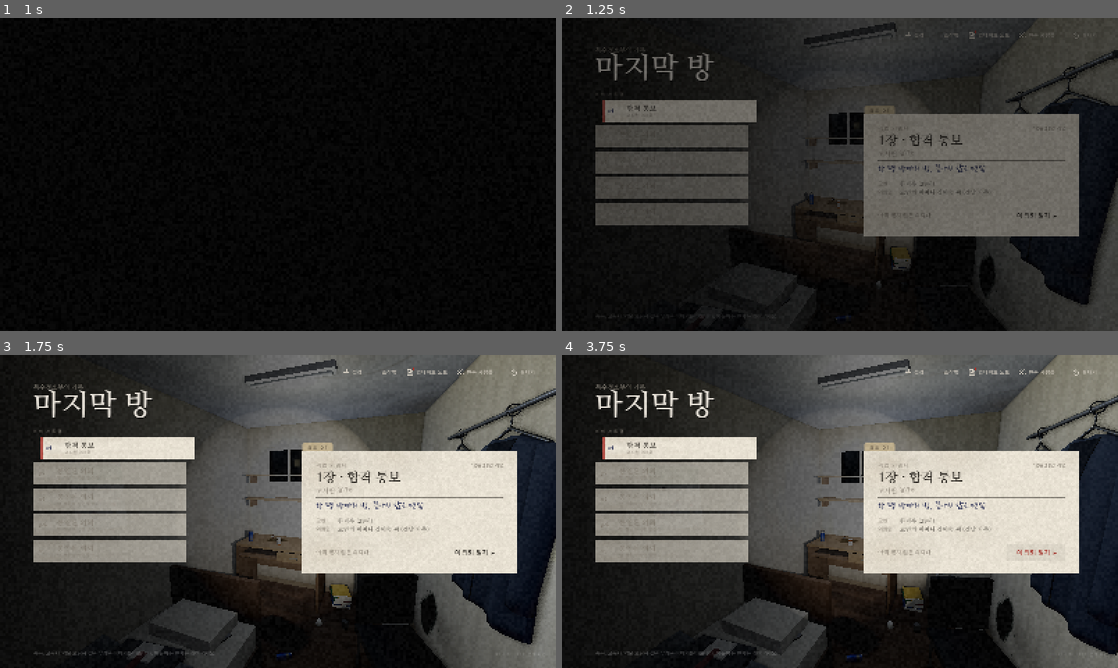
Above: before the commit, frames 1-4 (two rows, left to right).
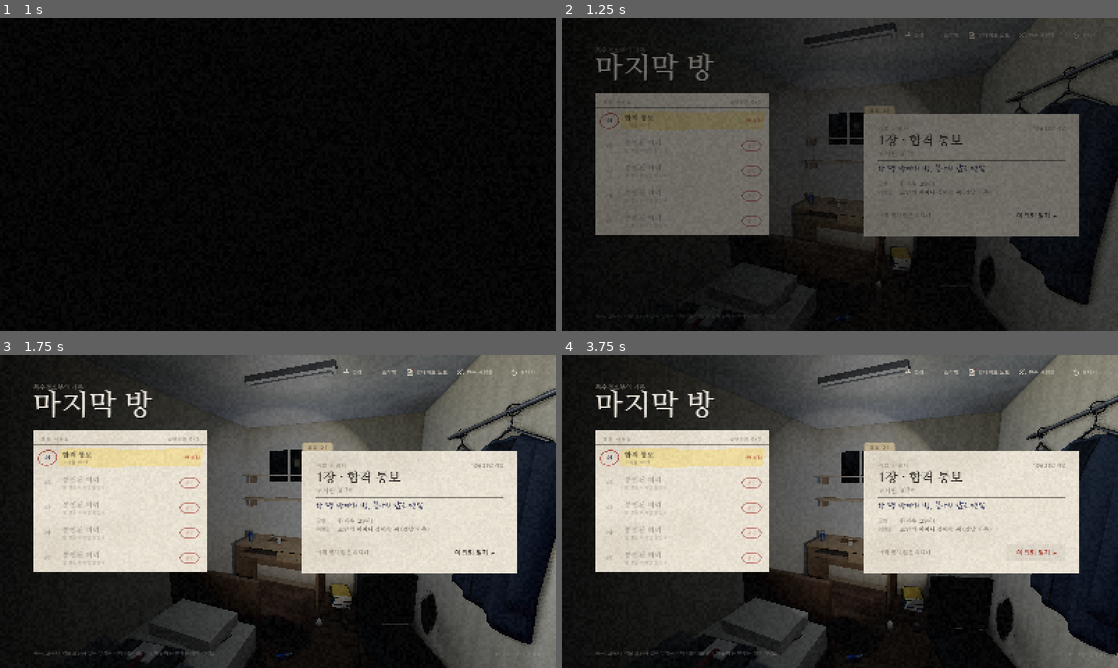
Above: after the commit, the same moments.

Repository: EunYool10/LastRoom
Game: Godot game, scene res://main.tscn
The game is run twice, just before and just after one commit, with the same random seed, the same clock (stepped at 60 frames per second) and the same inputs.
Inputs (mouse positions are in pixels of both pictures, inside the frame that each line leads up to):
- Up to frame 1 (1 s): tap Enter at 0.5 s; move the mouse to (400, 158) at 0.52 s; hold Right from 0.53 s (still down); tap E at 0.6 s; click (400, 158) at 0.67 s; tap Space at 0.77 s
- Up to frame 2 (1.25 s): keep holding Right
- Up to frame 3 (1.75 s): release Right at 1.25 s; drag from (166, 527) to (250, 574) at 1.27 s
- Up to frame 4 (3.75 s): move the mouse to (895, 442) at 2.02 s; hold Right 2.03-2.75 s; tap Q at 2.1 s; click (895, 442) at 2.17 s; tap E at 2.3 s; drag from (812, 574) to (673, 464) at 2.77 s; move the mouse to (1006, 558) at 3.52 s; hold Left from 3.53 s (still down); tap I at 3.6 s; click (1006, 558) at 3.67 s

Frame 1 is identical in both runs. In frame 2, 13% of the frame differs, in the area x 6-38%, y 24-70%; in frame 3, 13%; in frame 4, 13%, in the area x 6-38%, y 23-70%.

Commit message:
1.3.6: 처음 화면 의뢰 목록을 한 장짜리 작업 일지로 새로 꾸밈 (고른 의뢰에 빨간 동그라미와 형광펜, 줄마다 등급 도장 · 새 의뢰 · 봉인 표시, 끝낸 의뢰 수)

Diff:
--- a/data/updates.json
+++ b/data/updates.json
@@ -1,4 +1,14 @@
 [
+  {
+    "v": "1.3.6",
+    "date": "2026. 11. 5.",
+    "title": "의뢰 목록을 한눈에 보기 쉽게 바꿨어요",
+    "items": [
+      "처음 화면의 의뢰 목록이 한 장짜리 작업 일지로 바뀌었어요. 고른 의뢰는 번호에 빨간 동그라미가 쳐지고 형광펜이 그어져요.",
+      "끝낸 의뢰는 등급 도장, 아직 맡지 않은 의뢰는 '새 의뢰', 잠긴 의뢰는 봉인 도장으로 바로 구분돼요. 맨 위에서 끝낸 의뢰 수도 볼 수 있어요.",
+      "줄 어디를 눌러도 의뢰가 골라져요."
+    ]
+  },
   {
     "v": "1.3.5",
     "date": "2026. 11. 4.",
--- a/scripts/game.gd
+++ b/scripts/game.gd
@@ -5,7 +5,7 @@
 const InspectScript := preload("res://scripts/inspect.gd")
 const BoardScript := preload("res://scripts/board.gd")
 const SAVE_PATH := "user://save.json"
-const VERSION := "1.3.5"
+const VERSION := "1.3.6"
 const CONTACT := "eunyool100208@gmail.com"
 
 var EPISODES: Array = []
@@ -501,18 +501,35 @@
 	Ui.pin(col, 0, 0, 96, 84)
 	col.add_child(Ui.label("특수청소부의 기록", 18, Color("a39b8e"), Ui.serif))
 	col.add_child(Ui.shadow(Ui.label("마지막 방", 84, Color("efe9df"), Ui.serif_b)))
-	col.add_child(Ui.gap(24))
-	col.add_child(Ui.shadow(Ui.label("의뢰 서류철", 13, Color("a39b8e"), Ui.spaced)))
-	col.add_child(Ui.gap(10))
+	col.add_child(Ui.gap(28))
 	if title_sel < 0 or title_sel >= EPISODES.size():
 		title_sel = _title_default_sel()
-	var tabs := Ui.vbox(10)
+	# 의뢰 서류철: 한 장짜리 작업 일지. 머리에 끝낸 의뢰 수, 아래로 의뢰가 한 줄씩
+	var ps := Ui.paper_box(false, 0)
+	ps.content_margin_top = 18
+	ps.content_margin_bottom = 6
+	var sheet := Ui.panel(ps)
+	var sv := Ui.vbox(0)
+	var head := Ui.hbox(0)
+	var hm := MarginContainer.new()
+	for k in [["margin_left", 22], ["margin_right", 24], ["margin_bottom", 10]]:
+		hm.add_theme_constant_override(k[0], k[1])
+	head.add_child(Ui.expand(Ui.label("의뢰 서류철", 13, Ui.INK_DIM, Ui.spaced)))
+	var nd := 0
+	for E in EPISODES:
+		if save.done.has(E.id):
+			nd += 1
+	head.add_child(Ui.label("끝낸 의뢰  %d / %d" % [nd, EPISODES.size()], 13, Ui.INK_DIM, Ui.sans))
+	hm.add_child(head)
+	sv.add_child(hm)
+	sv.add_child(Ui.rule(0.45, 2))
 	T_ = {"tabs": []}
 	for i in EPISODES.size():
 		var t := _case_tab(i)
-		tabs.add_child(t)
+		sv.add_child(t)
 		T_.tabs.append(t)
-	col.add_child(tabs)
+	sheet.add_child(sv)
+	col.add_child(sheet)
 	col.add_child(Ui.gap(30))
 	root.add_child(col)
 	# 오른쪽 위: 그림이 붙은 메뉴 한 줄 (끝내기는 가는 줄로 떼어 둔다. 기록 지우기는 설정 → 기록에)
@@ -570,56 +587,66 @@
 	return 0
 
 
-## 서류철의 의뢰 한 장: 손글씨 번호 · 제목 · 장소, 끝낸 장은 둥근 등급 도장
+## 작업 일지의 한 줄: 손글씨 번호 | 빨간 여백선 | 제목 · 장소 | 끝낸 의뢰는 등급 도장,
+## 아직 안 맡은 의뢰는 빨간 펜 '새 의뢰', 잠긴 의뢰는 봉인. 줄 전체가 눌린다
 func _case_tab(i: int) -> Button:
 	var E: Dictionary = EPISODES[i]
 	var open := _unlocked(i)
 	var done = save.done.get(E.id)
-	var b := Ui.HitButton.new()
+	var b := Button.new()
 	b.flat = true
 	b.focus_mode = Control.FOCUS_NONE
 	b.mouse_default_cursor_shape = Control.CURSOR_POINTING_HAND
-	b.custom_minimum_size = Vector2(470, 64)
-	var strip := Ui.panel(Ui.paper_box(false, 14))
-	strip.mouse_filter = Control.MOUSE_FILTER_IGNORE
-	Ui.full(strip)
-	strip.offset_right = -28
-	var h := Ui.hbox(14)
+	b.custom_minimum_size = Vector2(500, 72)
+	var mk := Ui.Marker.new()
+	mk.last = i == EPISODES.size() - 1
+	Ui.full(mk)
+	b.add_child(mk)
+	var h := Ui.hbox(0)
 	h.mouse_filter = Control.MOUSE_FILTER_IGNORE
-	var no := Ui.label("%02d" % int(E.no), 30, Ui.BLUE_INK if open else Ui.INK_DIM, Ui.hand)
-	no.custom_minimum_size = Vector2(40, 0)
+	Ui.full(h)
+	h.offset_left = 18
+	h.offset_right = -22
+	var no := Ui.label("%02d" % int(E.no), 28, Ui.BLUE_INK if open else Color(Ui.INK, 0.32), Ui.hand)
+	no.custom_minimum_size = Vector2(46, 0)
+	no.horizontal_alignment = HORIZONTAL_ALIGNMENT_CENTER
 	no.size_flags_vertical = Control.SIZE_SHRINK_CENTER
 	h.add_child(no)
-	var tv := Ui.vbox(0)
+	var ml := ColorRect.new()
+	ml.color = Color(Ui.RED, 0.42)
+	ml.custom_minimum_size = Vector2(2, 0)
+	ml.mouse_filter = Control.MOUSE_FILTER_IGNORE
+	h.add_child(ml)
+	var sp := Control.new()
+	sp.custom_minimum_size = Vector2(18, 0)
+	sp.mouse_filter = Control.MOUSE_FILTER_IGNORE
+	h.add_child(sp)
+	var tv := Ui.vbox(2)
 	tv.mouse_filter = Control.MOUSE_FILTER_IGNORE
 	tv.size_flags_vertical = Control.SIZE_SHRINK_CENTER
-	tv.add_child(Ui.label(E.title if open else "봉인된 의뢰", 21, Ui.INK if open else Ui.INK_DIM, Ui.serif_b))
-	tv.add_child(Ui.label(E.place if open else "앞 장을 마치면 열린다", 13, Ui.INK_DIM, Ui.sans))
+	tv.add_child(Ui.label(E.title if open else "봉인된 의뢰", 21, Ui.INK if open else Color(Ui.INK, 0.42), Ui.serif_b))
+	tv.add_child(Ui.label(E.place if open else "앞 장을 마치면 열린다", 13, Ui.INK_DIM if open else Color(Ui.INK, 0.36), Ui.sans))
 	h.add_child(Ui.expand(tv))
+	var st: Control
 	if done != null:
-		var st := Ui.RoundStamp.new(str(done.grade), 44.0)
-		st.rotation = deg_to_rad(-9)
-		st.size_flags_vertical = Control.SIZE_SHRINK_CENTER
-		h.add_child(st)
-	strip.add_child(h)
-	# 고른 의뢰: 서류철에서 오른쪽으로 빼낸 것처럼, 왼쪽에 빨간 펜 줄
-	var mark := ColorRect.new()
-	mark.color = Color(Ui.RED, 0.85)
-	mark.mouse_filter = Control.MOUSE_FILTER_IGNORE
-	mark.anchor_bottom = 1.0
-	mark.offset_left = 22
-	mark.offset_right = 27
-	b.add_child(strip)
-	b.add_child(mark)
-	if not open:
-		strip.modulate = Color(1, 1, 1, 0.62)
+		st = Ui.RoundStamp.new(str(done.grade), 42.0)
+	elif open:
+		st = Ui.label("새 의뢰", 22, Color(Ui.RED, 0.85), Ui.hand)
+	else:
+		st = Ui.stamp("봉인", 13)
+		st.modulate = Color(1, 1, 1, 0.7)
+	st.rotation = deg_to_rad(-8)
+	st.size_flags_vertical = Control.SIZE_SHRINK_CENTER
+	h.add_child(st)
+	b.add_child(h)
+	mk.num_cx = 18.0 + 23.0
+	mk.x_from = 18.0 + 46.0 + 8.0
 	b.pressed.connect(func(): _title_pick(i))
 	b.mouse_entered.connect(func():
 		if i != title_sel:
-			strip.modulate = Color(1.06, 1.06, 1.06, strip.modulate.a))
-	b.mouse_exited.connect(func(): strip.modulate = Color(1, 1, 1, 0.62 if not open else 1.0))
-	b.set_meta("strip", strip)
-	b.set_meta("mark", mark)
+			mk.set_level(1))
+	b.mouse_exited.connect(func(): mk.set_level(2 if i == title_sel else 0))
+	b.set_meta("mk", mk)
 	return b
 
 
@@ -632,15 +659,11 @@
 	_title_refresh()
 
 
-## 고른 의뢰를 빼내고, 오른쪽에 의뢰서를 펼친다
+## 고른 의뢰에 동그라미와 형광펜을 긋고, 오른쪽에 의뢰서를 펼친다
 func _title_refresh() -> void:
 	for k in T_.tabs.size():
 		var b: Button = T_.tabs[k]
-		var strip: Control = b.get_meta("strip")
-		var on: bool = k == title_sel
-		strip.offset_left = 22.0 if on else 0.0
-		strip.offset_right = -6.0 if on else -28.0
-		(b.get_meta("mark") as Control).visible = on
+		(b.get_meta("mk") as Ui.Marker).set_level(2 if k == title_sel else 0)
 	var holder: VBoxContainer = T_.case
 	Ui.clear(holder)
 	var E: Dictionary = EPISODES[title_sel]
--- a/scripts/ui.gd
+++ b/scripts/ui.gd
@@ -618,6 +618,51 @@
 		return Rect2(Vector2(-16, -4), size + Vector2(32, 8)).has_point(p)
 
 
+## 작업 일지의 한 줄 바탕: 고른 줄은 번호에 빨간 펜 동그라미 + 노란 형광펜, 올린 줄은 옅은 잉크.
+## 줄 아래에는 점선 (마지막 줄은 없음). num_cx: 번호 가운데, x_from: 형광펜이 시작하는 곳
+class Marker extends Control:
+	var level := 0
+	var last := false
+	var num_cx := 41.0
+	var x_from := 72.0
+	var _seed := 0.0
+
+	func _init() -> void:
+		mouse_filter = Control.MOUSE_FILTER_IGNORE
+		_seed = randf() * 10.0
+
+	func set_level(v: int) -> void:
+		level = v
+		queue_redraw()
+
+	func _draw() -> void:
+		if not last:
+			draw_dashed_line(Vector2(0, size.y - 1.0), Vector2(size.x, size.y - 1.0), Color(Ui.INK, 0.28), 1.0, 3.0)
+		if level == 1:
+			draw_rect(Rect2(x_from, 7.0, size.x - x_from - 12.0, size.y - 14.0), Color(Ui.INK, 0.05))
+		if level < 2:
+			return
+		var x0 := x_from
+		var x1 := size.x - 12.0
+		var pts := PackedVector2Array()
+		var n := 20
+		for i in n + 1:
+			var f := float(i) / n
+			pts.append(Vector2(lerpf(x0 + 3.0, x1, f), 10.0 + sin(f * 9.0 + _seed) * 1.5))
+		for i in range(n, -1, -1):
+			var f := float(i) / n
+			pts.append(Vector2(lerpf(x0, x1 - 4.0, f), size.y - 11.0 + sin(f * 7.0 + _seed * 1.3) * 1.5))
+		draw_colored_polygon(pts, Color(0.98, 0.82, 0.24, 0.36))
+		var c := Vector2(num_cx, size.y * 0.5)
+		var ring := PackedVector2Array()
+		var m := 40
+		for i in m + 6:
+			var a := -2.0 + TAU * float(i) / m
+			var w := 1.0 + 0.06 * sin(a * 2.0 + _seed) + 0.05 * float(i) / m
+			ring.append(c + Vector2(cos(a) * 25.0 * w, sin(a) * 21.0 * w))
+		draw_polyline(ring, Color(Ui.RED, 0.8), 2.2, true)
+
+
 ## 둥근 도장: 겹테두리 원 안에 글자 (끝낸 의뢰의 등급)
 class RoundStamp extends Control:
 	var text := ""
--- a/site/version.json
+++ b/site/version.json
@@ -1,18 +1,18 @@
 {
-  "version": "1.3.5",
-  "date": "2026-11-04",
+  "version": "1.3.6",
+  "date": "2026-11-05",
   "notes": [
-    "처음 화면의 메뉴 버튼을 오른쪽 위로 옮기고 알아보기 쉬운 그림을 붙였어요.",
-    "기록 지우기는 이제 설정 → 기록에서 할 수 있어요.",
-    "3장 오피스텔의 창문, 링 라이트, 침대, 옷 행거를 새로 만들었어요."
+    "처음 화면의 의뢰 목록이 한 장짜리 작업 일지로 바뀌었어요.",
+    "끝낸 의뢰는 등급 도장, 아직 맡지 않은 의뢰는 '새 의뢰', 잠긴 의뢰는 봉인 도장으로 바로 구분돼요.",
+    "1.3.5: 3장 창문 · 링 라이트 · 침대 · 옷 행거를 새로 만들었어요."
   ],
-  "windows": "https://github.com/EunYool10/LastRoom/releases/download/v1.3.5/LastRoom-Setup-1.3.5.exe",
-  "android": "https://github.com/EunYool10/LastRoom/releases/download/v1.3.5/LastRoom-1.3.5-android.apk",
-  "mac": "https://github.com/EunYool10/LastRoom/releases/download/v1.3.5/LastRoom-1.3.5-mac.zip",
+  "windows": "https://github.com/EunYool10/LastRoom/releases/download/v1.3.6/LastRoom-Setup-1.3.6.exe",
+  "android": "https://github.com/EunYool10/LastRoom/releases/download/v1.3.6/LastRoom-1.3.6-android.apk",
+  "mac": "https://github.com/EunYool10/LastRoom/releases/download/v1.3.6/LastRoom-1.3.6-mac.zip",
   "sha256": {
-    "windows": "7c98426c6a08e39c86cb00ce3335b5c17aef773c4ccc427a0a5ae99fe14693ea",
-    "android": "3afda7097cbed6c10f110c7391af711c44ead8d5c5a843cfc9c225ccbbd006f9",
-    "mac": "9d1b63f5825d8f72e21371e17f8e9902b512d796b50a9cce77fd87fcb2e87c77"
+    "windows": "d4ae2abbd7e5aaa7eb5c7008bafba19f4a8560d5be6f0aa28c92187aa6f2be7b",
+    "android": "b9ee2475841941fa4ed9b7e6f11612d81f16ce723e4746f96397630bc10eeb6d",
+    "mac": "622ecfccc6902cb705030f19268b396ca25603539a0e5e28d4348b1dd1b5934b"
   },
   "page": "https://eunyool10.github.io/LastRoom/",
   "terms": "2026-11-03"
Not shown, changed: export_presets.cfg
Not shown, changed: installer/LastRoom.nsi
